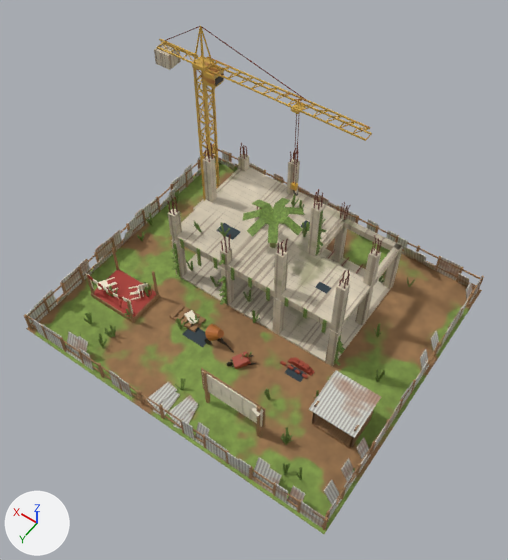
Renders of the Blender file assets/proyek_mangkrak/proyek_mangkrak.blend from each side of a commit.
Before and after are seen from a 50 mm camera at (-46.6, 66.9, 113.7) aimed at (-3.0, 5.8, 17.7). The lights are fixed; the arrows at lower left show +X, +Y and +Z. The older version comes first.

Names of what the first picture shows: 'ProyekMangkrak_Besi', 'ProyekMangkrak_Beton', 'ProyekMangkrak_Crane', 'ProyekMangkrak_Daun', 'ProyekMangkrak_Kayu', 'ProyekMangkrak_PapanProyek', 'ProyekMangkrak_Seng', 'ProyekMangkrak_Tanah', 'ProyekMangkrak_Warna'.
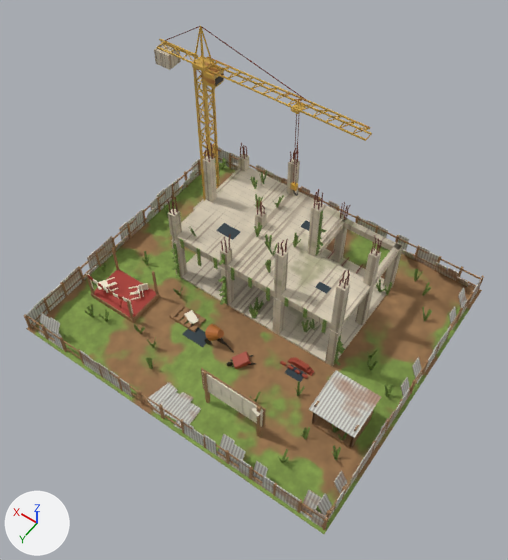
Where the newer file only moved an object's origin or applied its transform, the numbers keep the older frame.

Boxes [x1, y1, x2, y2] around the edits, measured in the pictures (508 x 560 px; the box of a moved part takes in the faces that stretch with it):
'ProyekMangkrak_Seng', reshaped
    before: [26, 149, 483, 528]
    after: [25, 147, 483, 528]
'ProyekMangkrak_Daun', reshaped, moved (15% wider)
    before: [74, 166, 415, 480]
    after: [39, 158, 432, 463]
part 1 of me_proyekmangkrak_daun, deleted
    before: [74, 166, 415, 480]
part 2 of me_proyekmangkrak_daun, built on
    after: [98, 170, 432, 463]
part 3 of me_proyekmangkrak_daun, built on
    before: [114, 326, 116, 336]
    after: [39, 304, 157, 369]
part 4 of me_proyekmangkrak_seng, moved or reshaped
    before: [347, 211, 358, 222]
    after: [300, 490, 321, 520]
part 5 of me_proyekmangkrak_seng, moved or reshaped
    before: [66, 332, 78, 358]
    after: [98, 363, 112, 383]
part 6 of me_proyekmangkrak_seng, moved or reshaped
    before: [300, 501, 313, 520]
    after: [88, 357, 101, 376]
part 7 of me_proyekmangkrak_seng, rebuilt
    before: [173, 406, 198, 430]
    after: [174, 402, 201, 430]
part 8 of me_proyekmangkrak_seng, rebuilt (12% narrower, 7% taller)
    before: [167, 395, 198, 422]
    after: [166, 392, 193, 421]
part 9 of me_proyekmangkrak_seng, deleted
    before: [75, 336, 88, 363]
part 10 of me_proyekmangkrak_seng, moved or reshaped
    before: [26, 149, 473, 521]
    after: [25, 147, 478, 521]
part 11 of me_proyekmangkrak_seng, surface changed
    before: [113, 162, 469, 502]
    after: [116, 163, 468, 501]

The edits, one by one:
me_proyekmangkrak_daun is used by ob_proyekmangkrak_daun; location (2.8, -0.8, 5.2).
me_proyekmangkrak_daun had 2704 vertices, 4056 faces and spanned x -35.6..29.8, y -26.9..27.9, z -5.1..19.3.
me_proyekmangkrak_daun now has 2592 vertices, 3888 faces and spans x -30.8..31.5, y -26.2..31.7, z -4.4..20.0.
me_proyekmangkrak_daun part 1: 305 loose pieces with 2440 vertices, spanning x -35.6..29.8, y -26.9..27.9, z -5.1..19.3, are deleted.
me_proyekmangkrak_daun part 2: 8 vertices removed from x -15.1..-13.9, y -15.4..-14.7, z -5.1..-2.2; 1672 vertices added at x -30.8..31.5, y -26.2..27.5, z -4.4..20.0.
me_proyekmangkrak_daun part 3: 8 vertices removed from x 15.5..16.3, y 21.5..22.4, z -5.1..-1.9; 240 vertices added at x 7.3..30.7, y 20.0..31.7, z -4.4..-1.0.
Other edits to the shape of me_proyekmangkrak_daun do not show in these pictures.
me_proyekmangkrak_seng is used by ob_proyekmangkrak_seng; location (0.0, -0.5, 2.4).
me_proyekmangkrak_seng had 784 vertices, 1176 faces and spanned x -33.5..33.4, y -29.0..30.0, z -2.3..5.5.
me_proyekmangkrak_seng now has 776 vertices, 1164 faces and spans x -33.5..33.4, y -29.0..30.0, z -2.3..5.5.
me_proyekmangkrak_seng part 4: the loose piece of 8 vertices spanning x -4.9..-2.6, y -28.9..-28.7, z -2.3..2.3 is turned 28.1 degrees about the x axis through its middle and scaled by 1.09, then moved by (-26.2, 57.4, -0.1).
me_proyekmangkrak_seng part 5: the loose piece of 8 vertices spanning x 21.7..24.0, y 27.7..29.9, z -2.3..2.0 is scaled about its middle by (1, -0.0219, 1.23), then moved by (-9.6, 1.1, 0.5).
me_proyekmangkrak_seng part 6: the loose piece of 8 vertices spanning x -31.1..-28.8, y 29.7..29.9, z -2.3..2.4 is moved by (45.6, 0.1, 0.1).
me_proyekmangkrak_seng part 7: the loose piece of 8 vertices spanning x -4.7..-1.3, y 24.4..30.0, z -2.3..-2.0 is rebuilt with 8 vertices and now spans x -4.7..-2.0, y 24.5..29.8, z -2.3..-2.0.
me_proyekmangkrak_seng part 8: the loose piece of 8 vertices spanning x -3.5..0.0, y 23.6..29.2, z -2.2..-1.8 is rebuilt with 8 vertices and now spans x -2.3..0.4, y 23.6..29.0, z -2.2..-1.8.
me_proyekmangkrak_seng part 9: the loose piece of 8 vertices spanning x 19.3..21.6, y 27.4..29.9, z -2.3..2.3 is deleted.
me_proyekmangkrak_seng part 10: 150 vertices moved from x -33.5..33.4, y -28.9..30.0, z -2.3..2.9 to x -33.5..33.4, y -28.9..30.0, z 1.7..2.9; 234 vertices removed from x -33.5..33.4, y -28.9..30.0, z -2.3..2.9; 234 vertices added at x -33.5..33.4, y -28.9..30.0, z -2.3..2.9.
me_proyekmangkrak_seng part 11: 106 kept faces spanning x -33.5..33.3, y -28.9..30.0, z -2.3..2.8 get new texture (UV) coordinates.
Object 'ProyekMangkrak_Daun' (ob_proyekmangkrak_daun) moves from (2.8, -0.8, 5.2) to (0.1, -2.9, 4.5).
